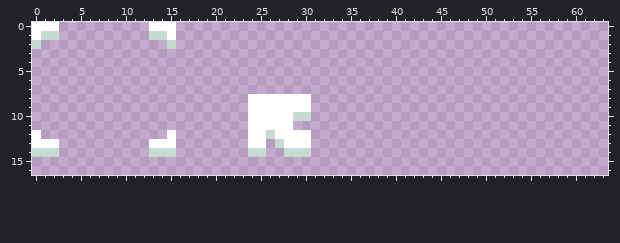
Pixel-art file, stored at Assets/Sprites/UI.aseprite. This is how it looked before the edit.
64x64 pixels, 1 frame. Shown: x 0..63, y 0..16.
Now the later version:
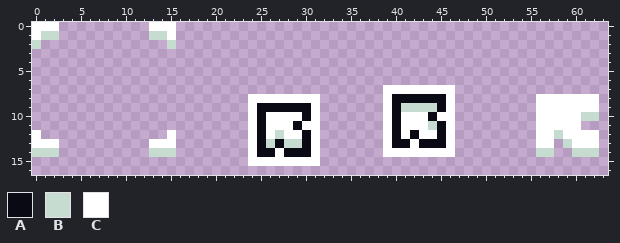
Palette (. is transparent): A #090a14  B #c7dcd0  C #ffffff
What changed:
y 7: x 39..46 ........ -> CCCCCCCC
y 8: x 31 . -> C; x 39..46 ........ -> CAAAAAAC; x 56..62 ....... -> CCCCCCC
y 9: x 25..31 CCCCCC. -> AAAAAAC; x 39..46 ........ -> CABBBBAC; x 56..62 ....... -> CCCCCCC
y 10: x 25 C -> A; x 29..31 BB. -> CAC; x 39..46 ........ -> CACCCACC; x 56..62 ....... -> CCCCCBB
y 11: x 25 C -> A; x 29..31 ... -> ACC; x 39..46 ........ -> CACCCBAC; x 56..60 ..... -> CCCCC
y 12: x 25..27 CBC -> ACB; x 30..31 C. -> AC; x 39..46 ........ -> CACACCAC; x 56..62 ....... -> CCBCCCC
y 13: x 25..31 C.BCCC. -> ABABBAC; x 39..46 ........ -> CAACAAAC; x 56..57 .. -> CC; x 59..62 .... -> BCCC
y 14: x 24..31 BB..BBB. -> CAACAAAC; x 39..46 ........ -> CCCCCCCC; x 56..57 .. -> BB; x 60..62 ... -> BBB
y 15: x 24..31 ........ -> CCCCCCCC
Where, in picture pixels (left, top, right, bottom), the same in both pictures:
added: (383, 85, 455, 157)
changed: (248, 94, 320, 166)
added: (536, 94, 599, 157)
